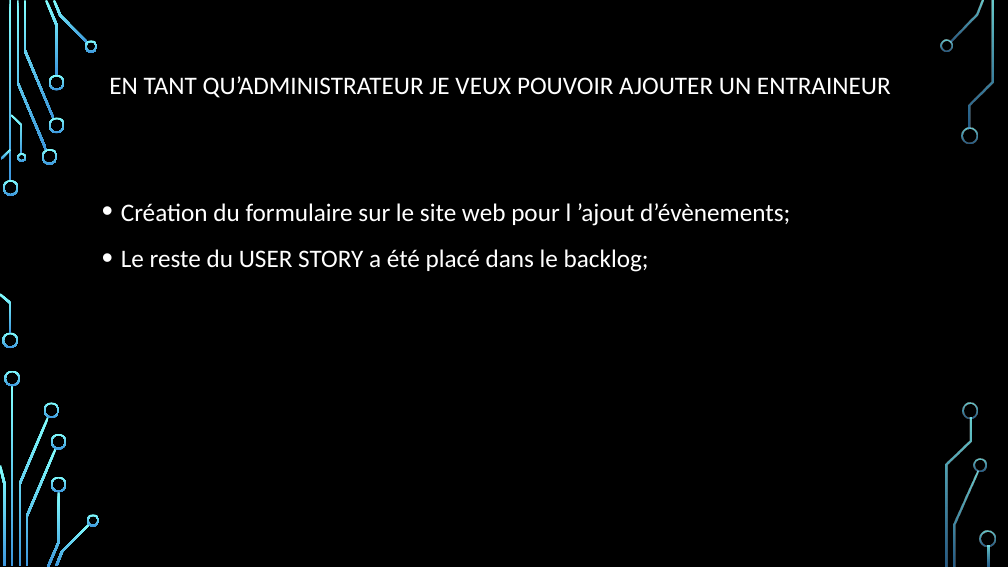
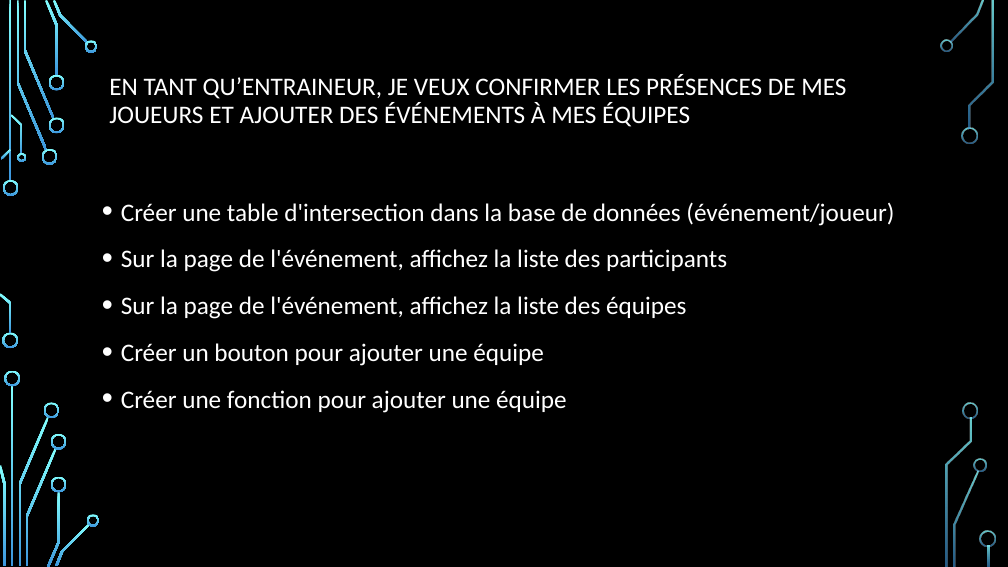
Before and after one commit to DFC-Informatique-Cegep-de-Sainte-Foy/GestionEquipesSportives, a slide deck: slide 8 of Documentation/Revue 2/Presentation_Revue_2.pptx. Drawn at 1008x567 pixels with LibreOffice and Linux fonts; fonts in the diff are those of the drawing; background and template pictures are left out. Boxes give left, top, right and bottom in pixels: in the first picture for what was removed or moved away, otherwise in the second. Text is boxed around its words. In the diff, an @@ line names an element or a change of style, - is before the commit and + after.

```diff
--- a/Documentation/Revue 2/Presentation_Revue_2.pptx
+++ b/Documentation/Revue 2/Presentation_Revue_2.pptx
@@ title at [109, 75, 846, 127]: text changed @@
-EN TANT QU’ADMINISTRATEUR JE VEUX POUVOIR AJOUTER UN ENTRAINEUR
+EN TANT QU’ENTRAINEUR, JE VEUX CONFIRMER LES PRÉSENCES DE MES JOUEURS ET AJOUTER DES ÉVÉNEMENTS À MES ÉQUIPES
@@ text at [121, 202, 894, 413]: text changed @@
-• Création du formulaire sur le site web pour l ’ajout d’évènements;
-• Le reste du USER STORY a été placé dans le backlog;
+• Créer une table d'intersection dans la base de données (événement/joueur)
+• Sur la page de l'événement, affichez la liste des participants
+• Sur la page de l'événement, affichez la liste des équipes
+• Créer un bouton pour ajouter une équipe
+• Créer une fonction pour ajouter une équipe
```
Also in this commit, not shown: 8 other slides changed, 2 slides added, 1 other file.
